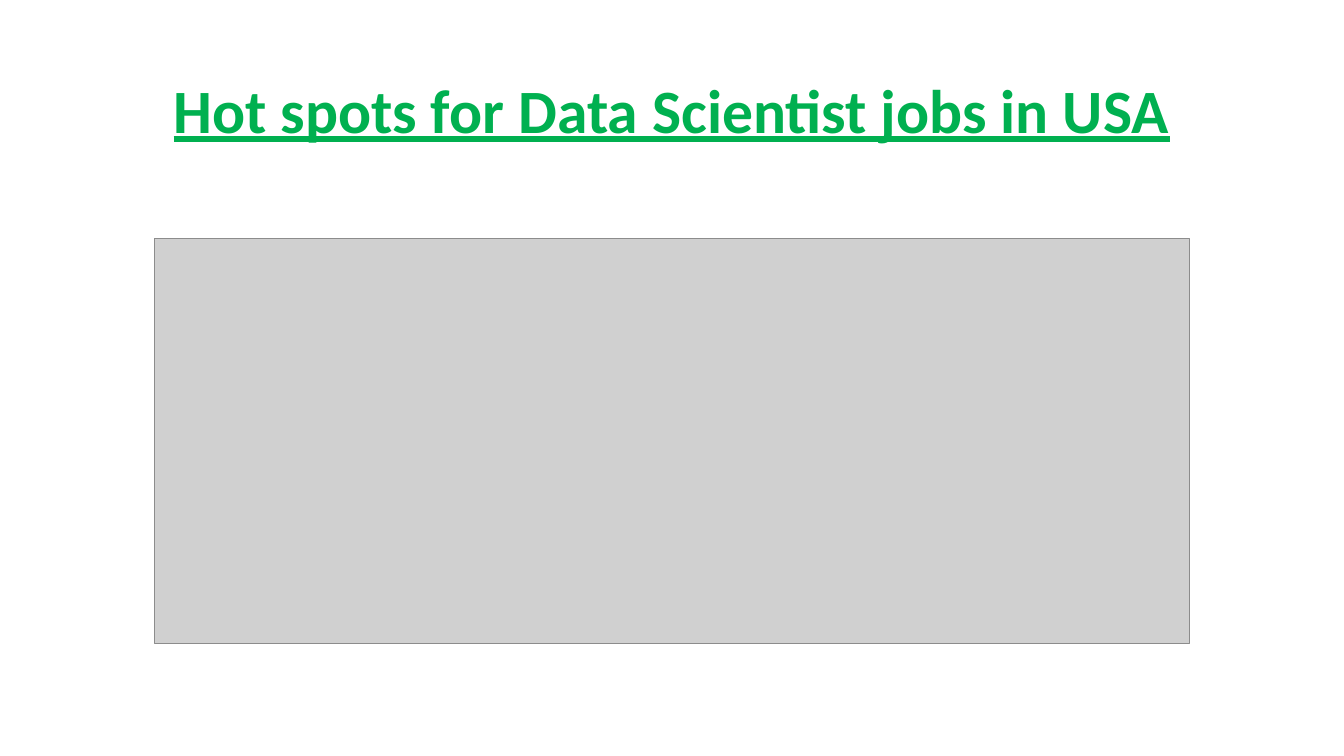
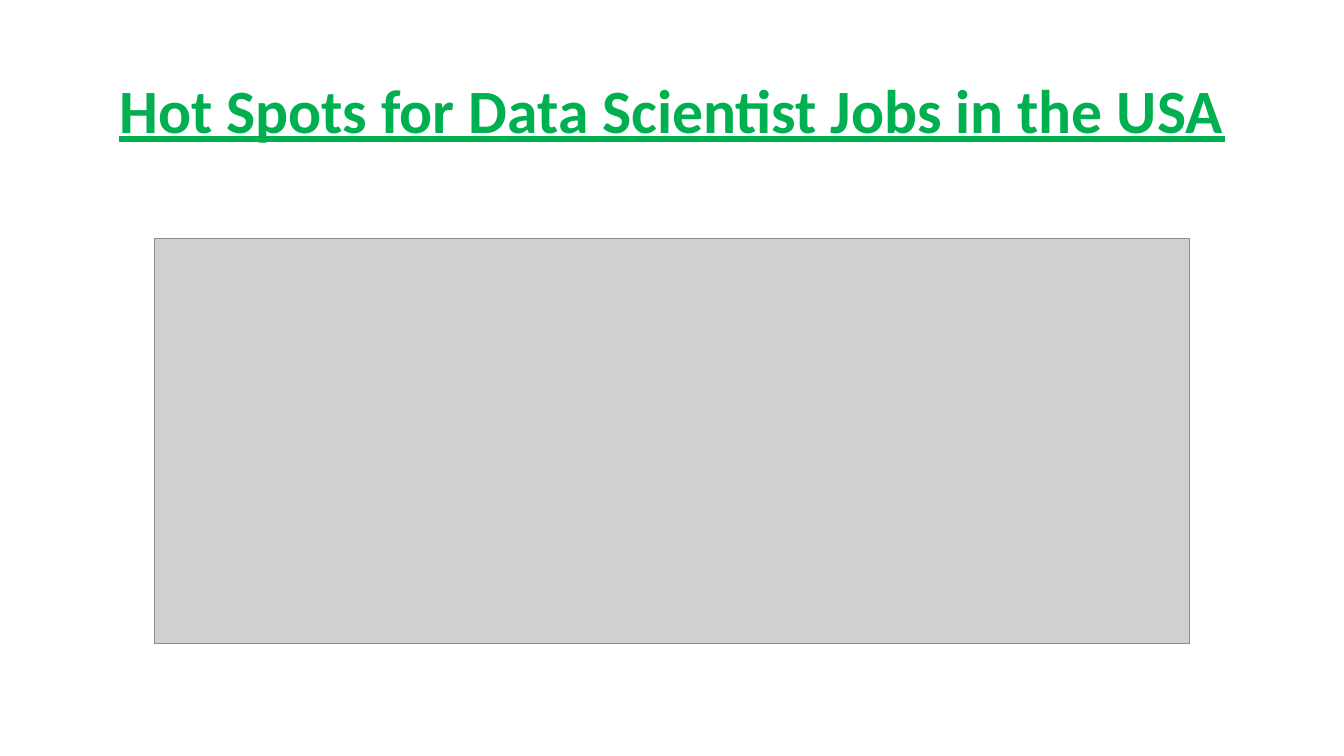
Before and after one commit to tjgrafft/DataScienceJobs_Project, a slide deck: slide 8 of presentation/Presentation.pptx (slide 9 before the commit). Drawn at 1344x756 pixels with LibreOffice and Linux fonts; fonts in the diff are those of the drawing; grey boxes stand for pictures. Boxes give left, top, right and bottom in pixels: in the first picture for what was removed or moved away, otherwise in the second. Text is boxed around its words. In the diff, an @@ line names an element or a change of style, - is before the commit and + after.

```diff
--- a/presentation/Presentation.pptx
+++ b/presentation/Presentation.pptx
@@ title at [119,89,1223,143]: text changed @@
-Hot spots for Data Scientist jobs in USA
+Hot Spots for Data Scientist Jobs in the USA
```
Also in this commit, not shown: 5 other slides changed, 1 slide added.
